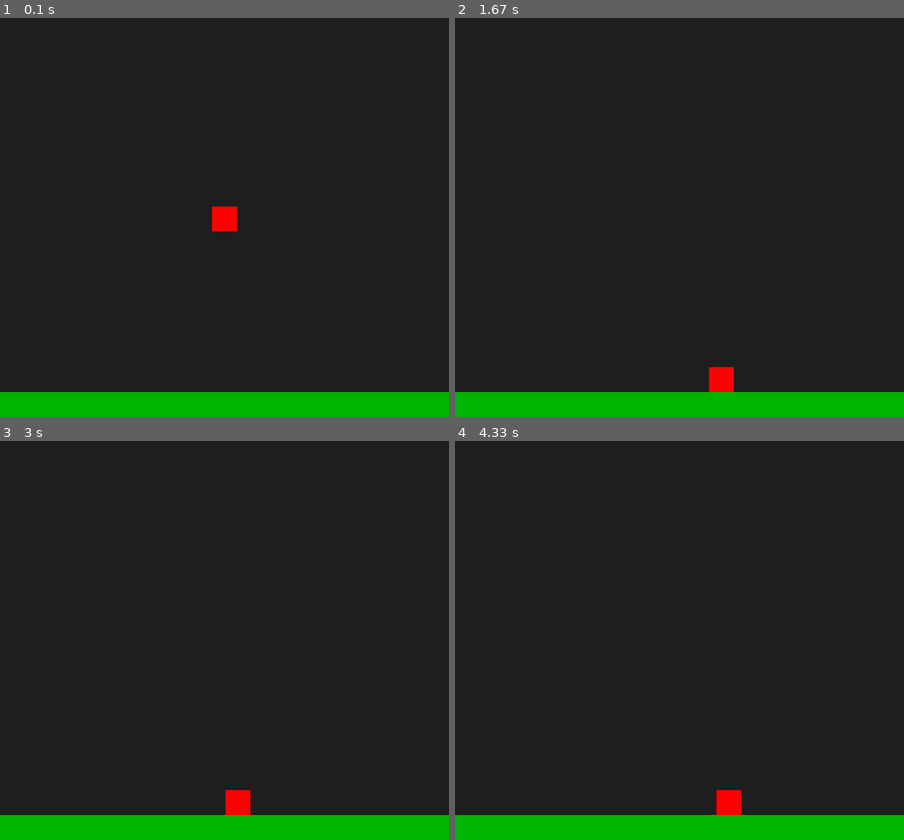
Above: before the commit, frames 1-4 (two rows, left to right).
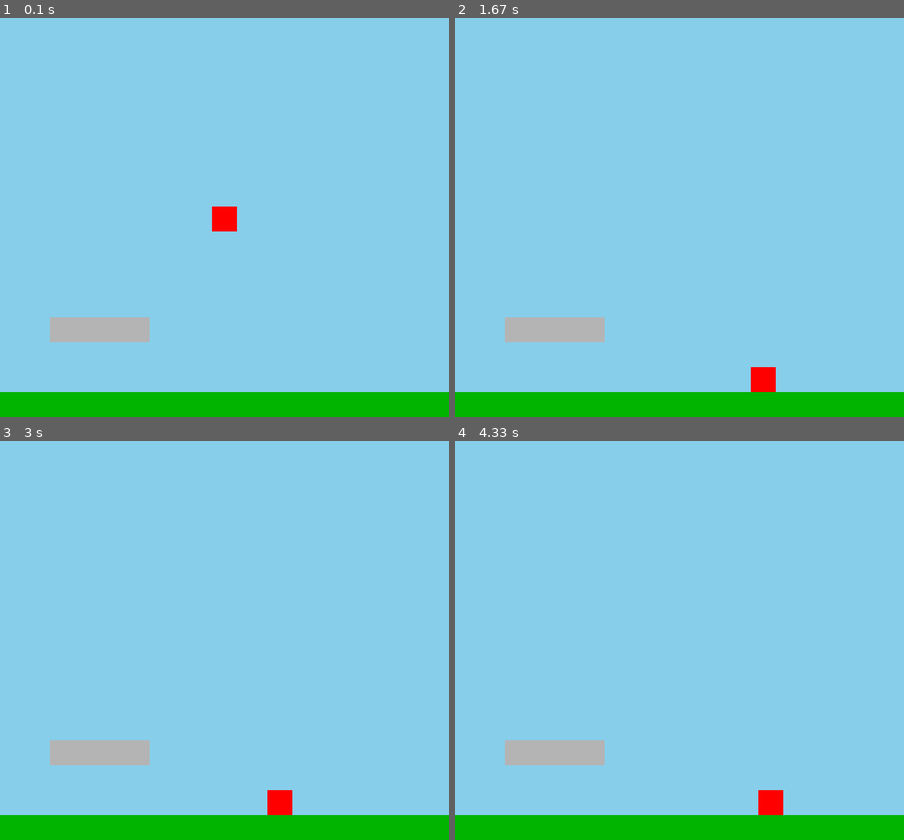
Above: after the commit, the same moments.

Repository: TacoToosday/Pygame-Platformer
Game: pygame game, started from main.py
Two runs of this game, one before a commit and one after it. Both use one fixed random seed, a clock stepped at 60 frames per second and the inputs below.
Inputs:
- Up to frame 1 (0.1 s): no input
- Up to frame 2 (1.67 s): hold A 0.33-0.8 s; hold Right 0.33-0.8 s; hold Right 0.83-1.3 s
- Up to frame 3 (3 s): hold Right 1.67-2.13 s; hold Left 2.17-2.7 s; hold Left from 2.73 s (still down)
- Up to frame 4 (4.33 s): release Left at 3.13 s; hold Right 3.57-4.2 s; hold Left from 4.23 s (still down)

The runs differ from the first frame. In frame 1, 93% of the frame differs, in the area x 0-100%, y 0-94%; in frame 2, 94%; in frame 3, 94%; in frame 4, 94%.

Commit message:
New testing platform, gravity fixes, sky blue background

Diff:
--- a/main.py
+++ b/main.py
@@ -32,8 +32,10 @@
 
 player_speed = 200  # pixels per second
 gravity = 1200
-jumpStrength = -500
+jumpStrength = -700
 verticalVelocity = 0
+horizontalVelocity = 0
+is_on_ground = False
 
 try:  # Create the game window and handle potential errors
     window = pygame.display.set_mode((WINDOW_WIDTH, WINDOW_HEIGHT))
@@ -62,24 +64,52 @@
 
 
 # Movement handling
-def handle_character_movement(character_rect, speed, dt, ground_rect):
-    global verticalVelocity
+def handle_character_movement(
+    character_rect, speed, sinceLastFrame, platforms
+):
+    global horizontalVelocity, verticalVelocity, is_on_ground
 
     keys = pygame.key.get_pressed()
+    is_on_ground = False
 
+    horizontalVelocity = 0
     if keys[pygame.K_LEFT] or keys[pygame.K_a]:
-        character_rect.x -= speed * dt
+        horizontalVelocity = -speed
     if keys[pygame.K_RIGHT] or keys[pygame.K_d]:
-        character_rect.x += speed * dt
+        horizontalVelocity = speed
+
+    # Move horizontally first, then bounce off platform sides.
+    charRect = character_rect.copy()
+    character_rect.x += horizontalVelocity * sinceLastFrame
+    for platform_rect in platforms:
+        if not character_rect.colliderect(platform_rect):
+            continue
+
+        if charRect.right <= platform_rect.left:
+            character_rect.right = platform_rect.left
+            horizontalVelocity = -abs(horizontalVelocity)
+        elif charRect.left >= platform_rect.right:
+            character_rect.left = platform_rect.right
+            horizontalVelocity = abs(horizontalVelocity)
 
     # Gravity
-    verticalVelocity += gravity * dt
-    character_rect.y += verticalVelocity * dt
+    charRect = character_rect.copy()
+    verticalVelocity += gravity * sinceLastFrame
+    character_rect.y += verticalVelocity * sinceLastFrame
 
-    # Stop the player if they are on the ground
-    if character_rect.colliderect(ground_rect):
-        character_rect.bottom = ground_rect.top
-        verticalVelocity = 0
+    # Land only when crossing a platform's top. If the player crosses the
+    # bottom while moving upward, bounce them back downward instead.
+    for platform_rect in platforms:
+        if not character_rect.colliderect(platform_rect):
+            continue
+
+        if charRect.bottom <= platform_rect.top and verticalVelocity >= 0:
+            character_rect.bottom = platform_rect.top
+            verticalVelocity = 0
+            is_on_ground = True
+        elif charRect.top >= platform_rect.bottom and verticalVelocity < 0:
+            character_rect.top = platform_rect.bottom
+            verticalVelocity = abs(verticalVelocity)
 
     # Keep the player inside the window bounds
     character_rect.x = max(
@@ -89,7 +119,7 @@
 
 # Main game loop
 while running:
-    dt = clock.tick(60) / 1000.0  # Time since last frame in seconds
+    sinceLastFrame = clock.tick(60) / 1000.0  # Time since last frame in seconds
 
     for event in pygame.event.get():
         if event.type == pygame.QUIT:
@@ -97,7 +127,7 @@
         if (
             event.type == pygame.KEYDOWN
             and event.key in (pygame.K_SPACE, pygame.K_w, pygame.K_UP)
-            and player_rect.bottom >= WINDOW_HEIGHT - GROUND_HEIGHT
+            and is_on_ground
         ):
             verticalVelocity = jumpStrength
 
@@ -105,10 +135,23 @@
     ground_rect = pygame.Rect(  # The Ground
         0, WINDOW_HEIGHT - GROUND_HEIGHT, WINDOW_WIDTH, GROUND_HEIGHT
     )
+
+    testingLevel_rect = pygame.Rect(  # A testing platform
+        100, WINDOW_HEIGHT - GROUND_HEIGHT - 150, 200, 50
+    )
+
+    window.fill("skyblue")
     pygame.draw.rect(window, (0, 180, 0), ground_rect)
+    pygame.draw.rect(window, (180, 180, 180), testingLevel_rect)
+
     drawMainChar(player_rect)
 
-    handle_character_movement(player_rect, player_speed, dt, ground_rect)
+    handle_character_movement(
+        player_rect,
+        player_speed,
+        sinceLastFrame,
+        [ground_rect, testingLevel_rect],
+    )
 
     pygame.display.flip()
 
Renamed: assets/icymint.gif -> assets/powerups/icymint.gif
